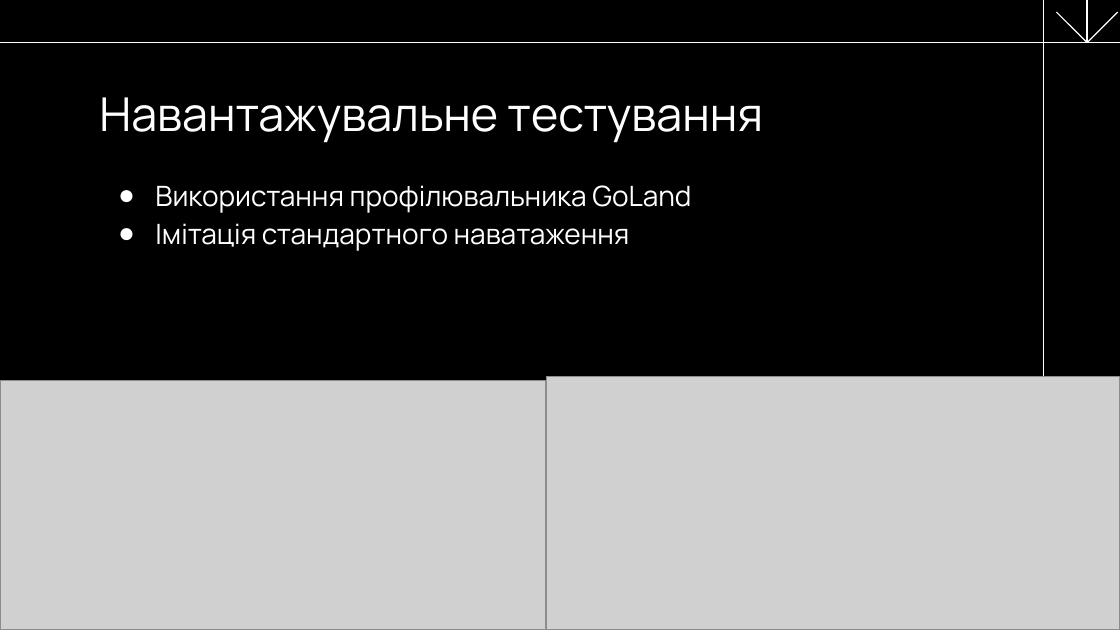
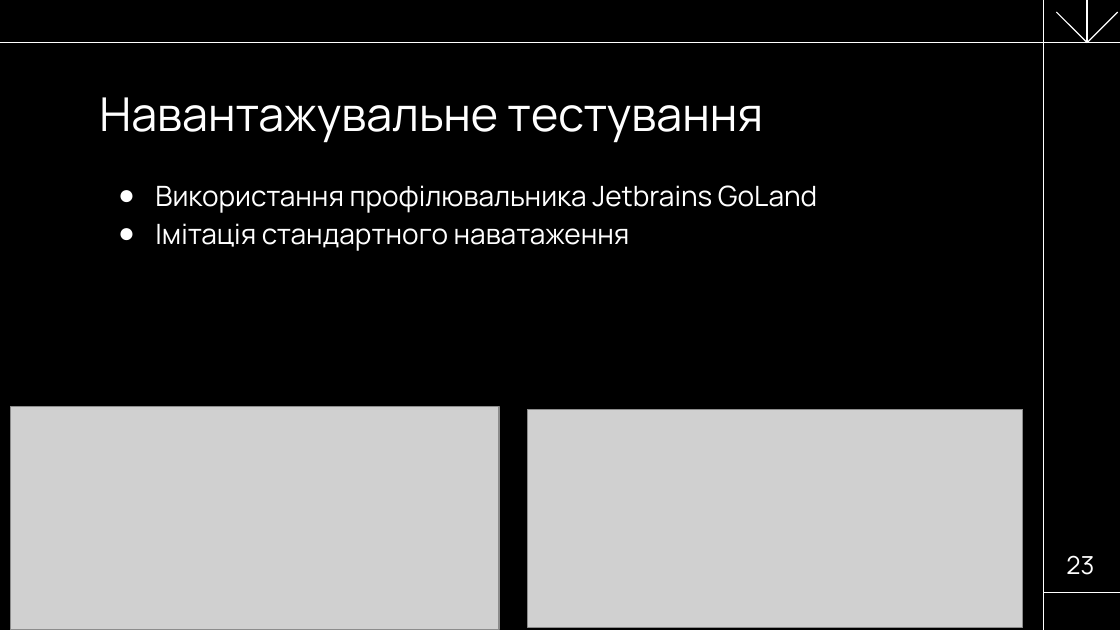
Before and after one commit to NureButsulinIhor/2025_B_PI_PZPI-21-2_Butsulin_I_O, a slide deck: slide 23 of 2025_Б_ПІ_ПЗПІ_21_2_Буцулін_І_О.pptx. Drawn at 1120x630 pixels with LibreOffice and Linux fonts; fonts in the diff are those of the drawing; grey boxes stand for pictures. Boxes give left, top, right and bottom in pixels: in the first picture for what was removed or moved away, otherwise in the second. Text is boxed around its words. In the diff, an @@ line names an element or a change of style, - is before the commit and + after.

```diff
--- a/2025_Б_ПІ_ПЗПІ_21_2_Буцулін_І_О.pptx
+++ b/2025_Б_ПІ_ПЗПІ_21_2_Буцулін_І_О.pptx
@@ text at bbox=[155, 185, 817, 213]: text changed @@
-● Використання профілювальника GoLand
+● Використання профілювальника Jetbrains GoLand
@@ picture: place and size @@
-picture at bbox=[0, 381, 547, 630]
+picture at bbox=[10, 407, 498, 629]
@@ picture: place and size @@
-picture at bbox=[547, 376, 1120, 629]
+picture at bbox=[528, 409, 1023, 627]
@@ page number added at bbox=[1066, 555, 1094, 575], 16 pt, text #FFFFFF @@
+23
```
Also in this commit, not shown: 25 other slides changed, 1 other file.
